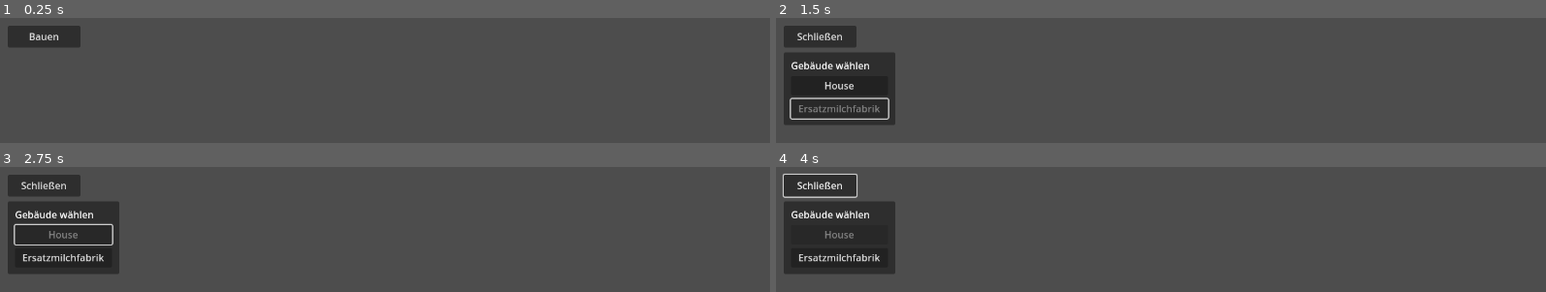
Above: before the commit, frames 1-4 (two rows, left to right).
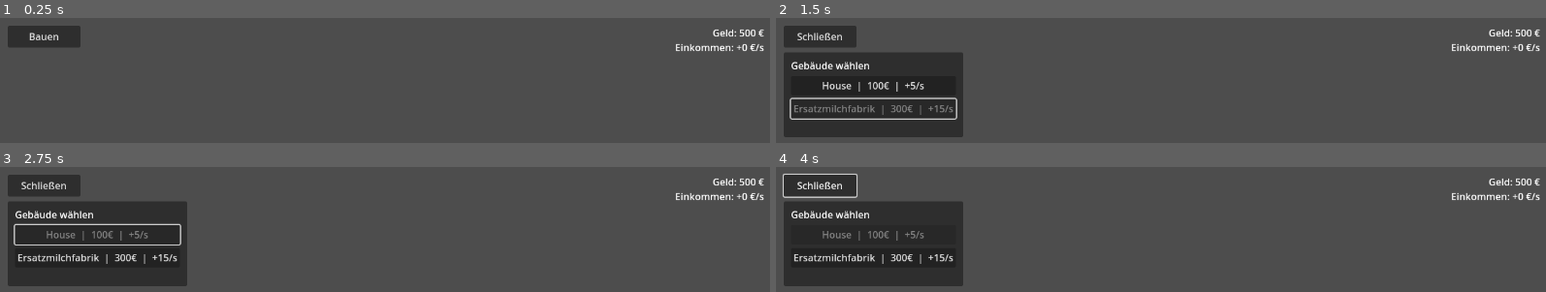
Above: after the commit, the same moments.

Repository: leonardwolf23-bot/vegangame
Game: Godot game, scene res://scenes/main.tscn
Two runs of this game, one before a commit and one after it. Both use one fixed random seed, a clock stepped at 60 frames per second and the inputs below.
Inputs (mouse positions are in pixels of both pictures, inside the frame that each line leads up to):
- Up to frame 1 (0.25 s): no input
- Up to frame 2 (1.5 s): click "Bauen" at 0.5 s; click "Ersatzmilchfabrik" (after the commit: "Ersatzmilchfabrik | 300€ | +1…") at 1.25 s
- Up to frame 3 (2.75 s): click "House" (after the commit: "House | 100€ | +5/s") at 2 s
- Up to frame 4 (4 s): click "Schließen" at 2.75 s; tap Enter at 3.5 s; move the mouse to (outside the picture) at 3.52 s; hold D from 3.53 s (still down); tap 1 at 3.6 s; click (outside the picture) at 3.67 s

The runs differ from the first frame. In frame 1, 0.5% of the frame differs, in the area x 87-100%, y 9-27%; in frame 2, 8.3%; in frame 3, 8.4%; in frame 4, 8.4%, in the area x 1-100%, y 9-96%.
Error before the commit: Cannot call method 'get_source' on a null value. (res://scripts/building_placer.gd:95)
Error after the commit: Cannot call method 'get_source' on a null value. (res://scripts/building_placer.gd:101)

Commit message:
Add economy system with money, building costs, and passive income
Co-authored-by: leonardwolf23-bot <leonardwolf23-bot@users.noreply.github.com>

Diff:
--- a/project.godot
+++ b/project.godot
@@ -12,6 +12,7 @@
 [autoload]
 
 BuildingCatalog="*res://scripts/autoload/building_catalog.gd"
+GameState="*res://scripts/autoload/game_state.gd"
 
 [display]
 
--- a/scenes/build_menu_visual.tscn
+++ b/scenes/build_menu_visual.tscn
@@ -9,6 +9,32 @@
 build_panel = NodePath("Panel")
 button_house = NodePath("Panel/Margin/VBox/HouseBtn")
 button_fabrik = NodePath("Panel/Margin/VBox/FabrikBtn")
+money_label = NodePath("MoneyLabel")
+income_label = NodePath("IncomeLabel")
+
+[node name="MoneyLabel" type="Label" parent="."]
+anchors_preset = 1
+anchor_left = 1.0
+anchor_right = 1.0
+offset_left = -220.0
+offset_top = 16.0
+offset_right = -16.0
+offset_bottom = 40.0
+grow_horizontal = 0
+text = "Geld: 500 €"
+horizontal_alignment = 2
+
+[node name="IncomeLabel" type="Label" parent="."]
+anchors_preset = 1
+anchor_left = 1.0
+anchor_right = 1.0
+offset_left = -220.0
+offset_top = 40.0
+offset_right = -16.0
+offset_bottom = 64.0
+grow_horizontal = 0
+text = "Einkommen: +0 €/s"
+horizontal_alignment = 2
 
 [node name="BuildToggleBtn" type="Button" parent="."]
 offset_left = 16.0
@@ -21,8 +47,8 @@
 visible = false
 offset_left = 16.0
 offset_top = 60.0
-offset_right = 196.0
-offset_bottom = 180.0
+offset_right = 280.0
+offset_bottom = 200.0
 
 [node name="Margin" type="MarginContainer" parent="Panel"]
 layout_mode = 2
@@ -40,11 +66,11 @@
 text = "Gebäude wählen"
 
 [node name="HouseBtn" type="Button" parent="Panel/Margin/VBox"]
-custom_minimum_size = Vector2(160, 32)
+custom_minimum_size = Vector2(240, 32)
 layout_mode = 2
-text = "House"
+text = "House  |  100€  |  +5/s"
 
 [node name="FabrikBtn" type="Button" parent="Panel/Margin/VBox"]
-custom_minimum_size = Vector2(160, 32)
+custom_minimum_size = Vector2(240, 32)
 layout_mode = 2
-text = "Ersatzmilchfabrik"
+text = "Ersatzmilchfabrik  |  300€  |  +15/s"
--- a/scripts/autoload/building_catalog.gd
+++ b/scripts/autoload/building_catalog.gd
@@ -1,15 +1,10 @@
 extends Node
 ## Autoload: Zentrale Liste aller platzierbaren Gebäude.
-## BuildingPlacer liest diese Daten automatisch.
 
 # Jedes Gebäude:
-#   name              → Anzeigename
-#   source_id         → TileSet-Source-ID im Building-Layer
-#   atlas_coords      → Position im Atlas
-#   size              → Wie viele TileMap-Zellen gesetzt werden (meist 1x1)
-#   footprint         → Wie viele Kacheln das Gebäude blockiert (z.B. 3x3)
-#   footprint_offset  → Verschiebung des Fußabdrucks relativ zur Anker-Kachel
-#                       Beispiel 3x3 mit Fuß in der Mitte unten: Vector2i(-1, -2)
+#   name, source_id, atlas_coords, size, footprint, footprint_offset
+#   cost    → Baukosten in Euro
+#   income  → Einkommen pro Sekunde
 const BUILDINGS: Array[Dictionary] = [
 	{
 		"name": "House",
@@ -18,6 +13,8 @@
 		"size": Vector2i(1, 1),
 		"footprint": Vector2i(3, 3),
 		"footprint_offset": Vector2i(-1, -2),
+		"cost": 100,
+		"income": 5,
 	},
 	{
 		"name": "Ersatzmilchfabrik",
@@ -26,6 +23,8 @@
 		"size": Vector2i(1, 1),
 		"footprint": Vector2i(3, 3),
 		"footprint_offset": Vector2i(-1, -2),
+		"cost": 300,
+		"income": 15,
 	},
 ]
 
@@ -40,6 +39,14 @@
 	return BUILDINGS.size()
 
 
+func get_cost(building: Dictionary) -> int:
+	return int(building.get("cost", 0))
+
+
+func get_income(building: Dictionary) -> int:
+	return int(building.get("income", 0))
+
+
 func get_footprint(building: Dictionary) -> Vector2i:
 	if building.has("footprint"):
 		return building["footprint"]
@@ -52,3 +59,10 @@
 
 func get_footprint_origin(anchor: Vector2i, building: Dictionary) -> Vector2i:
 	return anchor + get_footprint_offset(building)
+
+
+func get_button_label(building: Dictionary) -> String:
+	var name_text: String = building.get("name", "Gebäude")
+	var cost: int = get_cost(building)
+	var income: int = get_income(building)
+	return "%s  |  %d€  |  +%d/s" % [name_text, cost, income]
--- /dev/null
+++ b/scripts/autoload/game_state.gd
@@ -0,0 +1,65 @@
+extends Node
+## Autoload: Geld, Einkommen, Kosten.
+## Project Settings → Autoload → GameState
+
+signal money_changed(new_amount: int)
+signal income_changed(income_per_second: float)
+
+const STARTING_MONEY: int = 500
+
+var money: int = STARTING_MONEY
+var _income_per_second: float = 0.0
+var _income_accumulator: float = 0.0
+
+
+func _ready() -> void:
+	money = STARTING_MONEY
+	money_changed.emit(money)
+	income_changed.emit(_income_per_second)
+
+
+func _process(delta: float) -> void:
+	if _income_per_second <= 0.0:
+		return
+	_income_accumulator += _income_per_second * delta
+	if _income_accumulator >= 1.0:
+		var gain: int = int(_income_accumulator)
+		_income_accumulator -= float(gain)
+		add_money(gain)
+
+
+func can_afford(cost: int) -> bool:
+	return money >= cost
+
+
+func spend(cost: int) -> bool:
+	if not can_afford(cost):
+		return false
+	money -= cost
+	money_changed.emit(money)
+	return true
+
+
+func add_money(amount: int) -> void:
+	if amount <= 0:
+		return
+	money += amount
+	money_changed.emit(money)
+
+
+func add_building_income(income: int) -> void:
+	if income <= 0:
+		return
+	_income_per_second += float(income)
+	income_changed.emit(_income_per_second)
+
+
+func remove_building_income(income: int) -> void:
+	if income <= 0:
+		return
+	_income_per_second = maxf(0.0, _income_per_second - float(income))
+	income_changed.emit(_income_per_second)
+
+
+func get_income_per_second() -> float:
+	return _income_per_second
--- a/scripts/building_menu.gd
+++ b/scripts/building_menu.gd
@@ -1,6 +1,5 @@
 extends CanvasLayer
-## Minimales Bau-Menü – per Button ein-/ausblendbar.
-## Als CanvasLayer in die Main-Szene einfügen (z.B. unter "UI").
+## Minimales Bau-Menü – per Button ein-/ausblendbar + Geld-Anzeige.
 
 
 @export var building_placer_path: NodePath = NodePath("../BuildingPlacer")
@@ -9,6 +8,8 @@
 var _buttons: Array[Button] = []
 var _panel: PanelContainer
 var _toggle_btn: Button
+var _money_label: Label
+var _income_label: Label
 var _menu_open: bool = false
 
 
@@ -18,11 +19,35 @@
 	if not _placer:
 		push_error("BuildingMenu: BuildingPlacer nicht gefunden unter: %s" % building_placer_path)
 	_build_menu()
+	GameState.money_changed.connect(_on_money_changed)
+	GameState.income_changed.connect(_on_income_changed)
+	_refresh_money_ui()
+	_refresh_building_buttons()
 	if _placer and _placer.has_method("set_build_mode"):
 		_placer.set_build_mode(false)
 
 
 func _build_menu() -> void:
+	_money_label = Label.new()
+	_money_label.text = "Geld: 0 €"
+	_money_label.set_anchors_preset(Control.PRESET_TOP_RIGHT)
+	_money_label.offset_left = -220
+	_money_label.offset_top = 16
+	_money_label.offset_right = -16
+	_money_label.offset_bottom = 40
+	_money_label.horizontal_alignment = HORIZONTAL_ALIGNMENT_RIGHT
+	add_child(_money_label)
+
+	_income_label = Label.new()
+	_income_label.text = "Einkommen: +0 €/s"
+	_income_label.set_anchors_preset(Control.PRESET_TOP_RIGHT)
+	_income_label.offset_left = -220
+	_income_label.offset_top = 40
+	_income_label.offset_right = -16
+	_income_label.offset_bottom = 64
+	_income_label.horizontal_alignment = HORIZONTAL_ALIGNMENT_RIGHT
+	add_child(_income_label)
+
 	_toggle_btn = Button.new()
 	_toggle_btn.text = "Bauen"
 	_toggle_btn.custom_minimum_size = Vector2(120, 36)
@@ -39,8 +64,8 @@
 	_panel.set_anchors_preset(Control.PRESET_TOP_LEFT)
 	_panel.offset_left = 16
 	_panel.offset_top = 60
-	_panel.offset_right = 196
-	_panel.offset_bottom = 180
+	_panel.offset_right = 280
+	_panel.offset_bottom = 200
 	add_child(_panel)
 
 	var margin := MarginContainer.new()
@@ -61,8 +86,8 @@
 	for i in BuildingCatalog.get_count():
 		var building: Dictionary = BuildingCatalog.get_building(i)
 		var btn := Button.new()
-		btn.text = building.get("name", "Gebäude %d" % i)
-		btn.custom_minimum_size = Vector2(160, 32)
+		btn.text = BuildingCatalog.get_button_label(building)
+		btn.custom_minimum_size = Vector2(240, 32)
 		btn.pressed.connect(_on_building_pressed.bind(i))
 		box.add_child(btn)
 		_buttons.append(btn)
@@ -84,6 +109,35 @@
 	_select_button(index)
 
 
+func _on_money_changed(_new_amount: int) -> void:
+	_refresh_money_ui()
+	_refresh_building_buttons()
+
+
+func _on_income_changed(_income: float) -> void:
+	_refresh_money_ui()
+
+
+func _refresh_money_ui() -> void:
+	if _money_label:
+		_money_label.text = "Geld: %d €" % GameState.money
+	if _income_label:
+		_income_label.text = "Einkommen: +%d €/s" % int(GameState.get_income_per_second())
+
+
+func _refresh_building_buttons() -> void:
+	for i in _buttons.size():
+		var building: Dictionary = BuildingCatalog.get_building(i)
+		if building.is_empty():
+			continue
+		_buttons[i].text = BuildingCatalog.get_button_label(building)
+		_buttons[i].disabled = not GameState.can_afford(BuildingCatalog.get_cost(building))
+
+
 func _select_button(index: int) -> void:
 	for i in _buttons.size():
-		_buttons[i].disabled = (i == index)
+		if i == index:
+			_buttons[i].disabled = true
+		else:
+			var building: Dictionary = BuildingCatalog.get_building(i)
+			_buttons[i].disabled = not GameState.can_afford(BuildingCatalog.get_cost(building))
--- a/scripts/building_menu_ui.gd
+++ b/scripts/building_menu_ui.gd
@@ -1,6 +1,5 @@
 extends CanvasLayer
-## Bau-Menü für im Editor gebaute Buttons.
-## CanvasLayer-Root → Toggle-Button + Panel mit Gebäude-Buttons.
+## Bau-Menü + Geld-Anzeige für im Editor gebaute UI.
 
 
 @export var building_placer_path: NodePath = NodePath("../BuildingPlacer")
@@ -8,6 +7,8 @@
 @export var build_panel: Control
 @export var button_house: Button
 @export var button_fabrik: Button
+@export var money_label: Label
+@export var income_label: Label
 
 var _placer: Node2D
 var _menu_open: bool = false
@@ -28,6 +29,11 @@
 	if button_fabrik:
 		button_fabrik.pressed.connect(_on_select.bind(1))
 
+	GameState.money_changed.connect(_on_money_changed)
+	GameState.income_changed.connect(_on_income_changed)
+	_refresh_money_ui()
+	_refresh_building_buttons()
+
 	if _placer and _placer.has_method("set_build_mode"):
 		_placer.set_build_mode(false)
 
@@ -46,3 +52,31 @@
 func _on_select(index: int) -> void:
 	if _placer and _placer.has_method("select_building"):
 		_placer.select_building(index)
+
+
+func _on_money_changed(_new_amount: int) -> void:
+	_refresh_money_ui()
+
+
+func _on_income_changed(_income: float) -> void:
+	_refresh_money_ui()
+
+
+func _refresh_money_ui() -> void:
+	if money_label:
+		money_label.text = "Geld: %d €" % GameState.money
+	if income_label:
+		income_label.text = "Einkommen: +%d €/s" % int(GameState.get_income_per_second())
+
+
+func _refresh_building_buttons() -> void:
+	var buttons: Array[Button] = [button_house, button_fabrik]
+	for i in buttons.size():
+		var btn: Button = buttons[i]
+		if not btn:
+			continue
+		var building: Dictionary = BuildingCatalog.get_building(i)
+		if building.is_empty():
+			continue
+		btn.text = BuildingCatalog.get_button_label(building)
+		btn.disabled = not GameState.can_afford(BuildingCatalog.get_cost(building))
--- a/scripts/building_placer.gd
+++ b/scripts/building_placer.gd
@@ -75,6 +75,12 @@
 	return _grid.world_to_tile(get_global_mouse_position())
 
 
+func _can_place_building(tile: Vector2i, building: Dictionary) -> bool:
+	if not _grid.can_place_building(tile, building):
+		return false
+	return GameState.can_afford(BuildingCatalog.get_cost(building))
+
+
 func _update_ghost() -> void:
 	if not _grid or not _grid.building_layer:
 		_ghost.visible = false
@@ -86,7 +92,7 @@
 		return
 
 	var tile := _get_placement_tile()
-	var can_place: bool = _grid.can_place_building(tile, building)
+	var can_place: bool = _can_place_building(tile, building)
 
 	_ghost.global_position = _grid.tile_to_world(tile) + _get_ghost_offset()
 	_ghost.visible = true
@@ -105,7 +111,11 @@
 	if building.is_empty():
 		return
 
-	if not _grid.can_place_building(origin, building):
+	if not _can_place_building(origin, building):
+		return
+
+	var cost: int = BuildingCatalog.get_cost(building)
+	if not GameState.spend(cost):
 		return
 
 	var layer: TileMapLayer = _grid.building_layer
@@ -120,10 +130,13 @@
 				layer.set_cell(cell, building["source_id"], building["atlas_coords"])
 
 	_grid.register_building(origin, building)
+	GameState.add_building_income(BuildingCatalog.get_income(building))
 
 
 func _remove_building(tile: Vector2i) -> void:
-	_grid.remove_building_at(tile)
+	var income: int = _grid.remove_building_at(tile)
+	if income > 0:
+		GameState.remove_building_income(income)
 
 
 func _get_ghost_offset() -> Vector2:
--- a/scripts/grid_manager.gd
+++ b/scripts/grid_manager.gd
@@ -63,6 +63,7 @@
 	_placed[anchor] = {
 		"footprint": footprint,
 		"foot_origin": foot_origin,
+		"income": BuildingCatalog.get_income(building),
 	}
 
 	for x in range(footprint.x):
@@ -70,21 +71,22 @@
 			_cell_owner[foot_origin + Vector2i(x, y)] = anchor
 
 
-func remove_building_at(tile: Vector2i) -> bool:
+func remove_building_at(tile: Vector2i) -> int:
 	var anchor: Vector2i = _cell_owner.get(tile, Vector2i(-999999, -999999))
 	if anchor == Vector2i(-999999, -999999):
 		if not building_layer or building_layer.get_cell_source_id(tile) == -1:
-			return false
+			return 0
 		building_layer.erase_cell(tile)
-		return true
+		return 0
 
 	var data: Dictionary = _placed[anchor]
 	var footprint: Vector2i = data["footprint"]
 	var foot_origin: Vector2i = data["foot_origin"]
+	var income: int = int(data.get("income", 0))
 
 	for x in range(footprint.x):
 		for y in range(footprint.y):
 			_cell_owner.erase(foot_origin + Vector2i(x, y))
 	_placed.erase(anchor)
 	building_layer.erase_cell(anchor)
-	return true
+	return income
